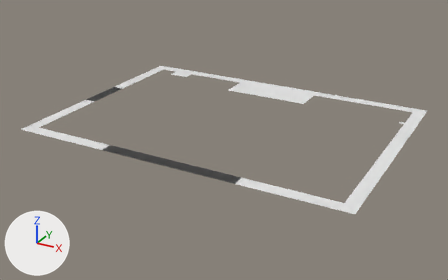
One commit to the Blender file 2d.blend: the scene before it, then after it.
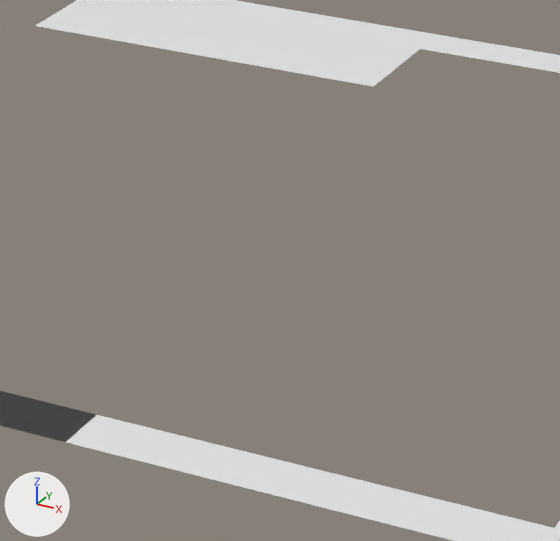
The first picture shows the older version from a camera (50 mm lens) standing at (4.41, -8.28, 3.75) and looking at (-0.04, -0.17, -0.3). The close-ups show both versions on the part from 49% to 77% of the width and 30% to 74% of the height of that picture; other places that the commit changed are outside them. The axes (+X, +Y, +Z) are drawn at lower left. The lights are the same throughout.
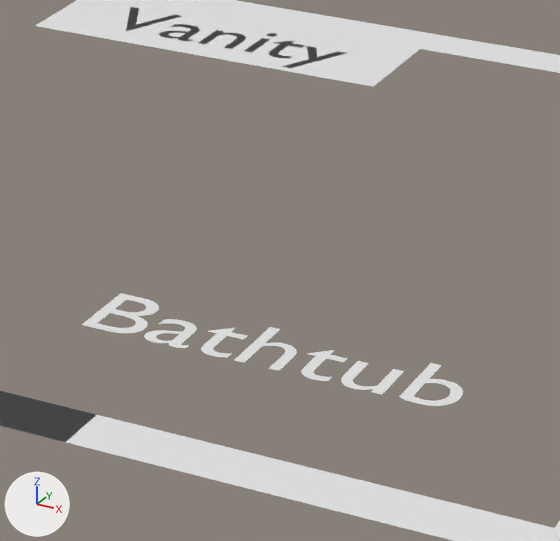
Changed parts and their boxes (x1, y1, x2, y2) in the close-ups (560 x 541 px):
```json
{"object": "Text.001", "change": "added", "after": [82, 293, 463, 406]}
{"object": "Text", "change": "added", "after": [126, 7, 346, 68]}
```

Edits to the scene script, one JSON object a line:
```json
{"op": "add", "block": "txt_text_001", "code": ["txt_text_001 = bpy.data.curves.new('Text.001', 'FONT')", "txt_text_001.body = 'Bathtub'", "txt_text_001.align_x = 'CENTER'"]}
{"op": "add", "block": "txt_text", "code": ["txt_text = bpy.data.curves.new('Text', 'FONT')", "txt_text.body = 'Vanity'", "txt_text.align_x = 'CENTER'"]}
{"op": "add", "block": "ob_text_001", "code": ["ob_text_001 = bpy.data.objects.new('Text.001', txt_text_001)", "ob_text_001.location = (1.369, -1.22, 0.0)", "ob_text_001.scale = (0.406, 0.406, 0.406)"]}
{"op": "add", "block": "ob_text", "code": ["ob_text = bpy.data.objects.new('Text', txt_text)", "ob_text.location = (0.0, 1.381, 0.0)", "ob_text.scale = (0.406, 0.406, 0.406)"]}
```
